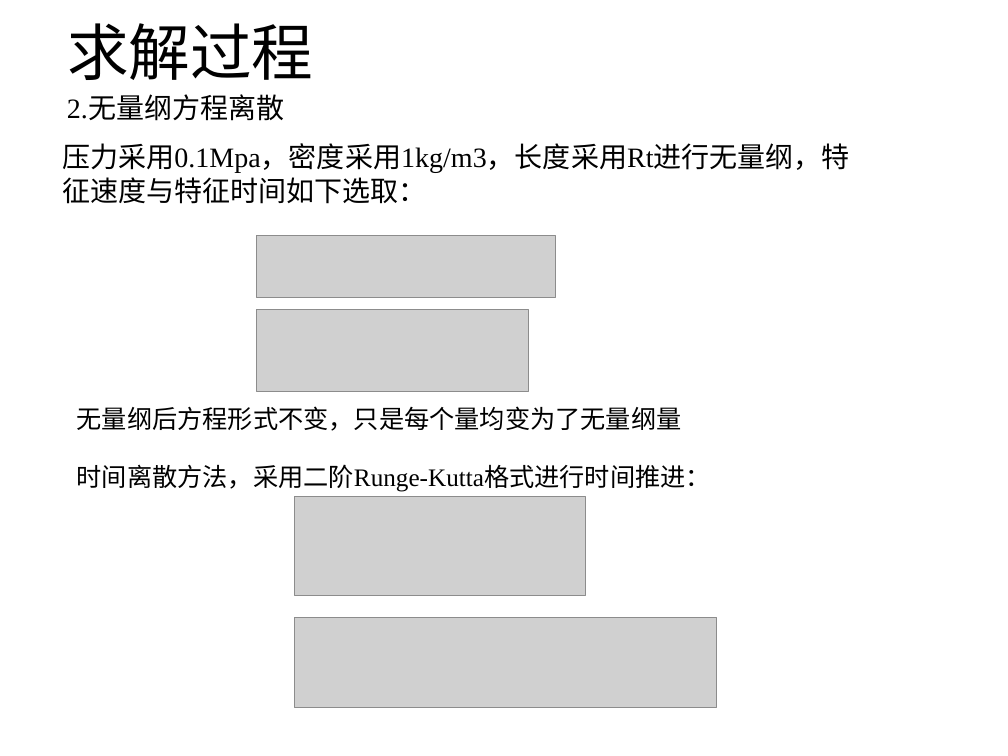
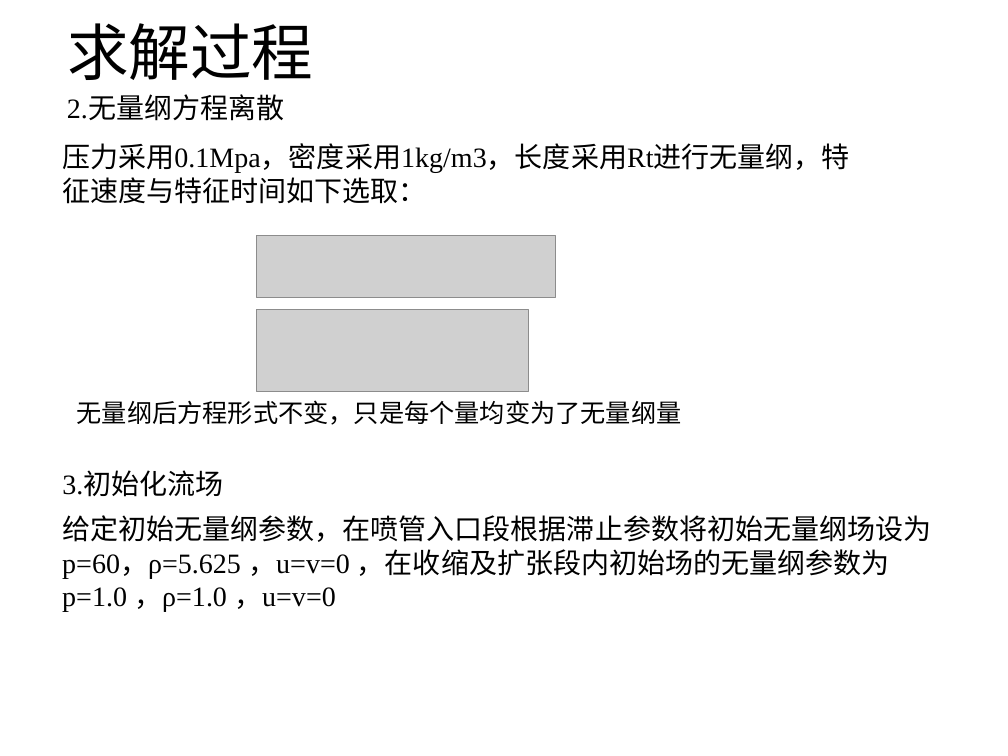
Before and after one commit to hohiroki/homework, a slide deck: slide 8 of NO6/NO6.pptx. Drawn at 1008x756 pixels with LibreOffice and Linux fonts; fonts in the diff are those of the drawing; grey boxes stand for pictures. Boxes give left, top, right and bottom in pixels: in the first picture for what was removed or moved away, otherwise in the second. Text is boxed around its words. In the diff, an @@ line names an element or a change of style, - is before the commit and + after.

```diff
--- a/NO6/NO6.pptx
+++ b/NO6/NO6.pptx
@@ text "无量纲后方程形式不变，只是每个量均变为了无量纲量": place and size @@
-text "无量纲后方程形式不变，只是每个量均变为了无量纲量" at [77, 406, 682, 431]
+text "无量纲后方程形式不变，只是每个量均变为了无量纲量" at [77, 400, 682, 425]
@@ text added at [62, 473, 223, 497], 20 pt, text #000000 @@
+3.初始化流场
@@ text removed at [77, 464, 711, 492] @@
-时间离散方法，采用二阶Runge-Kutta格式进行时间推进：
@@ picture removed at [294, 497, 586, 596] @@
@@ text added at [62, 515, 931, 612], 20 pt, text #000000 @@
+给定初始无量纲参数，在喷管入口段根据滞止参数将初始无量纲场设为 p=60，ρ=5.625 ，u=v=0 ，在收缩及扩张段内初始场的无量纲参数为p=1.0 ，ρ=1.0 ，u=v=0
@@ picture removed at [294, 617, 717, 707] @@
```
Also in this commit, not shown: 3 other slides changed, 1 slide added, 1 slide removed, 1 other file.
